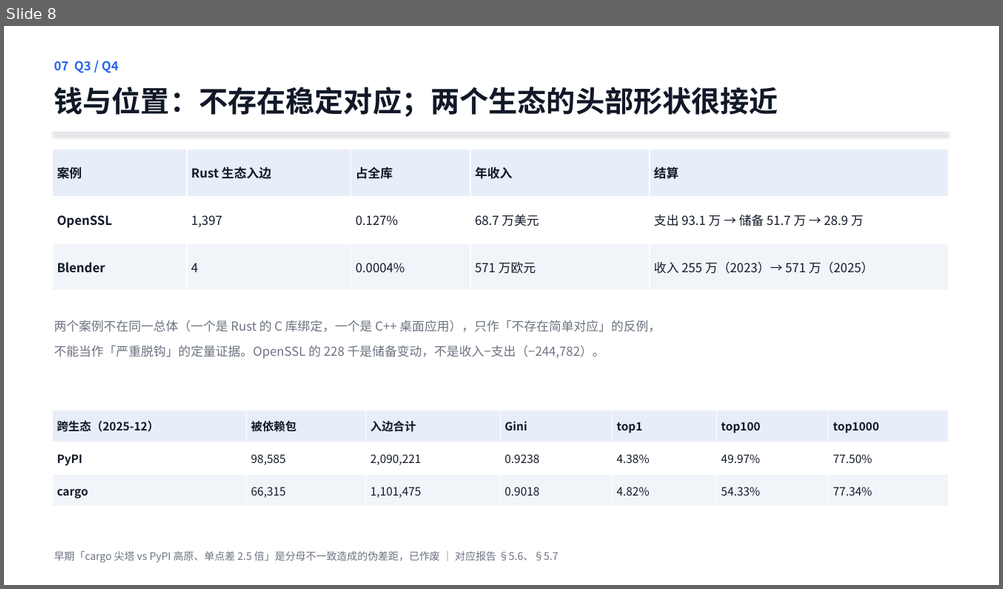
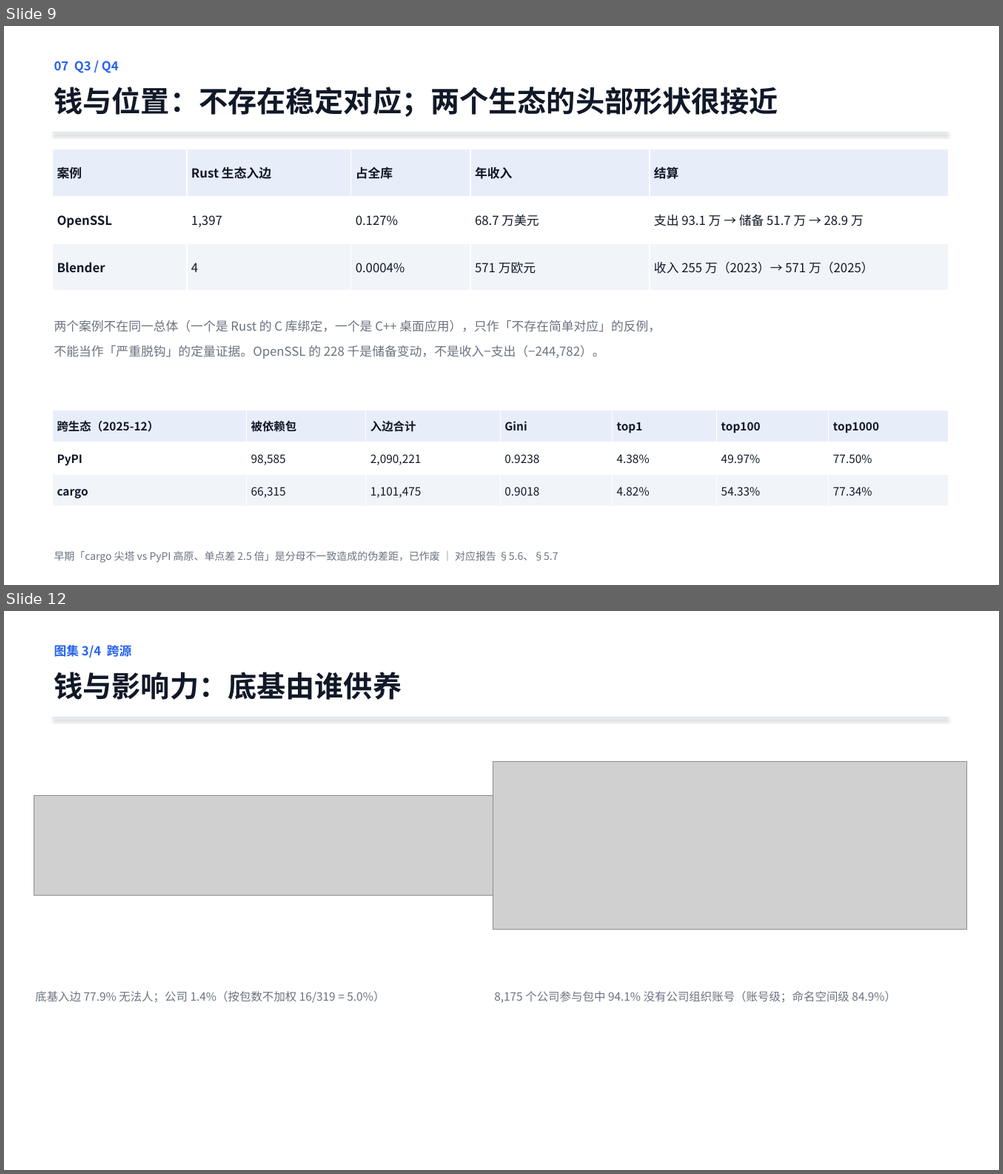
Before and after one commit to lzt-2077/opensource-infra-midterm, a slide deck: 中期展示.pptx. Shown one above the other, each under a label of ours: slide 8 before the commit, slides 9 and 12 after it; the slides between them are not shown. The pictures are 1003x589 and 1003x1174 pixels, drawn with LibreOffice and Linux fonts; fonts in the diff are those of the drawing; grey boxes stand for pictures. Boxes give left, top, right and bottom in pixels: in the first picture for what was removed or moved away, otherwise in the second. Text is boxed around its words. In the diff, an @@ line names an element or a change of style, - is before the commit and + after.

Commit message:
图集：5 张核心图 + 血缘图 + 领域分块 + 月度增量，PPT 扩到 14 页

```diff
--- a/中期展示.pptx
+++ b/中期展示.pptx
@@ slide 12 added at (4,611,999,1170), background #FFFFFF @@
@@ text added at (54,643,132,659), 12 pt, text #2563EB, bold @@
+图集 3/4 跨源
@@ text added at (54,672,402,700), 28 pt, text #111827, bold @@
+钱与影响力：底基由谁供养
@@ rectangle added at (53,717,948,718), fill #E2E8F0 @@
@@ picture added at (492,762,967,930) @@
@@ picture added at (34,796,508,895) @@
@@ text added at (35,991,384,1003), 11 pt, text #6B7280 @@
+底基入边 77.9% 无法人；公司 1.4%（按包数不加权 16/319 = 5.0%）
@@ text added at (494,991,896,1003), 11 pt, text #6B7280 @@
+8,175 个公司参与包中 94.1% 没有公司组织账号（账号级；命名空间级 84.9%）
@@ what was slide 8 is now slide 9 @@
```
Also in this commit, not shown: 2 slides changed, 4 other slides added, 16 other files.
